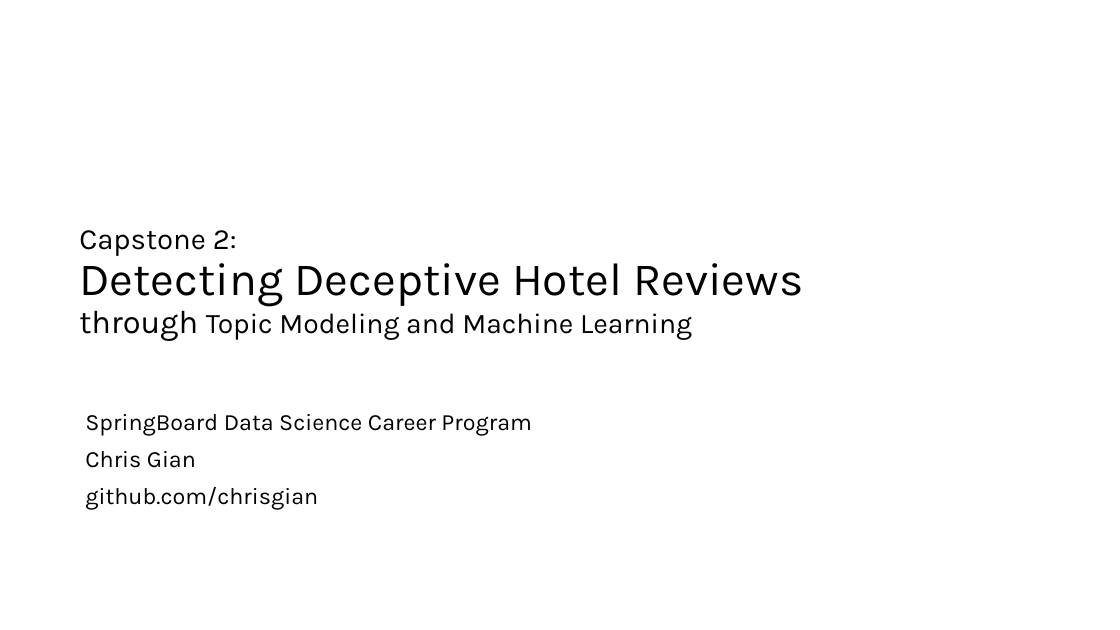
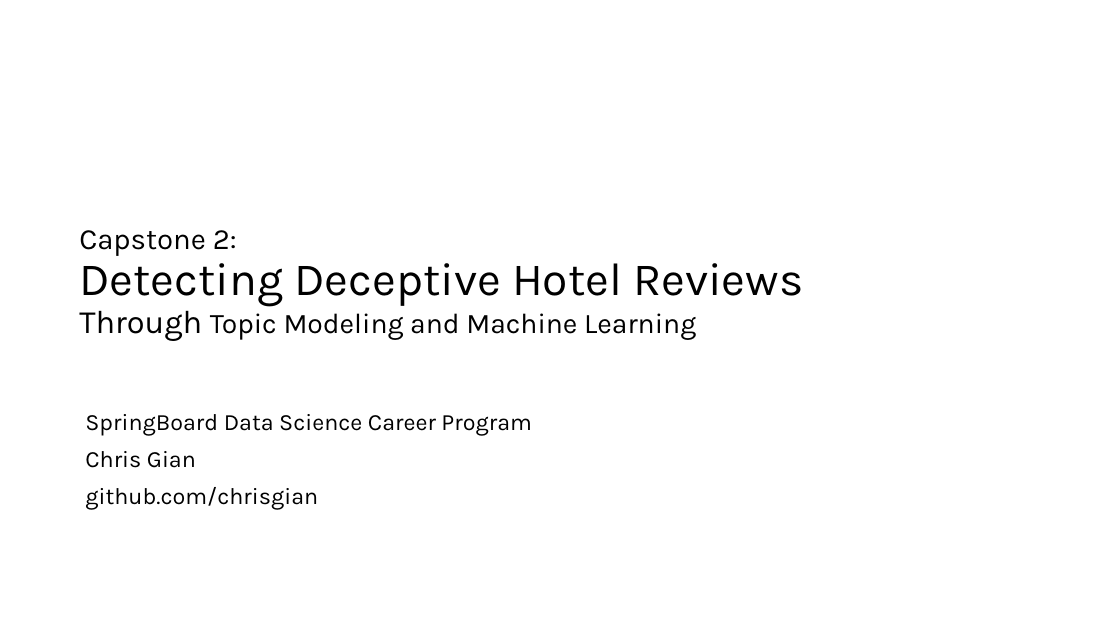
Before and after one commit to chrisgian/Capstone2-NLP-Hotel-Reviews, a slide deck: slide 1 of NLP 2 - Hotel Reviews Deliverable.pptx. Drawn at 1120x630 pixels with LibreOffice and Linux fonts; fonts in the diff are those of the drawing. Boxes give left, top, right and bottom in pixels: in the first picture for what was removed or moved away, otherwise in the second. Text is boxed around its words. In the diff, an @@ line names an element or a change of style, - is before the commit and + after.

```diff
--- a/NLP 2 - Hotel Reviews Deliverable.pptx
+++ b/NLP 2 - Hotel Reviews Deliverable.pptx
@@ title at (79, 230, 803, 341): text changed @@
-Capstone 2:
-Detecting Deceptive Hotel Reviews
-through Topic Modeling and Machine Learning
+Capstone 2:
+Detecting Deceptive Hotel Reviews
+Through Topic Modeling and Machine Learning
```
Also in this commit, not shown: 3 other slides changed, 1 slide added, 2 other files.
